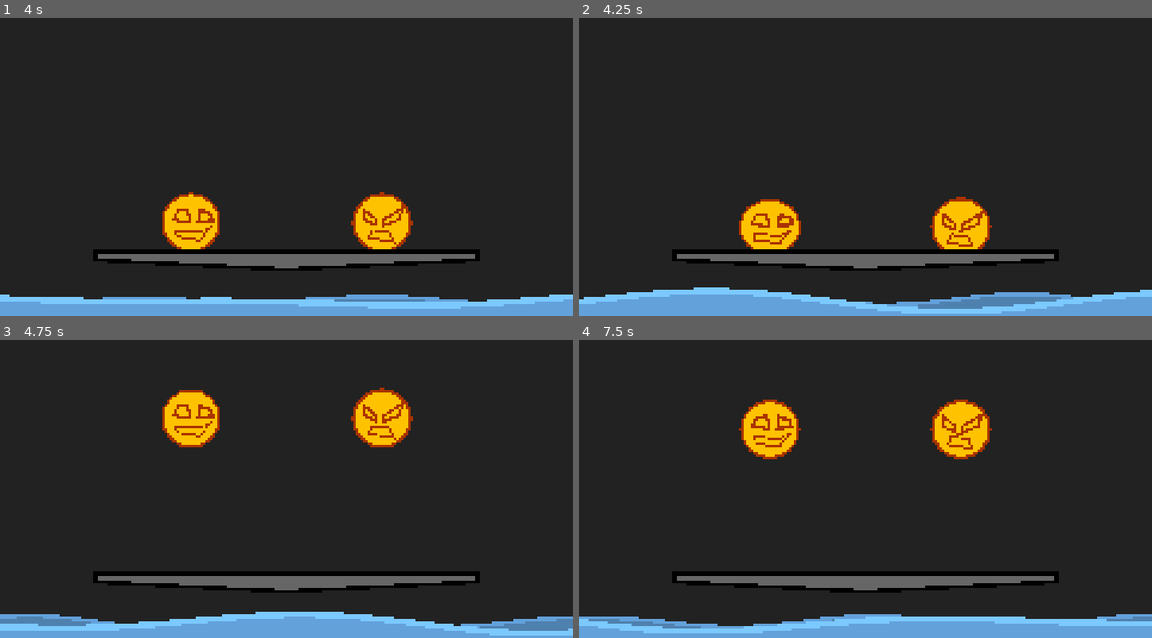
Above: before the commit, frames 1-4 (two rows, left to right).
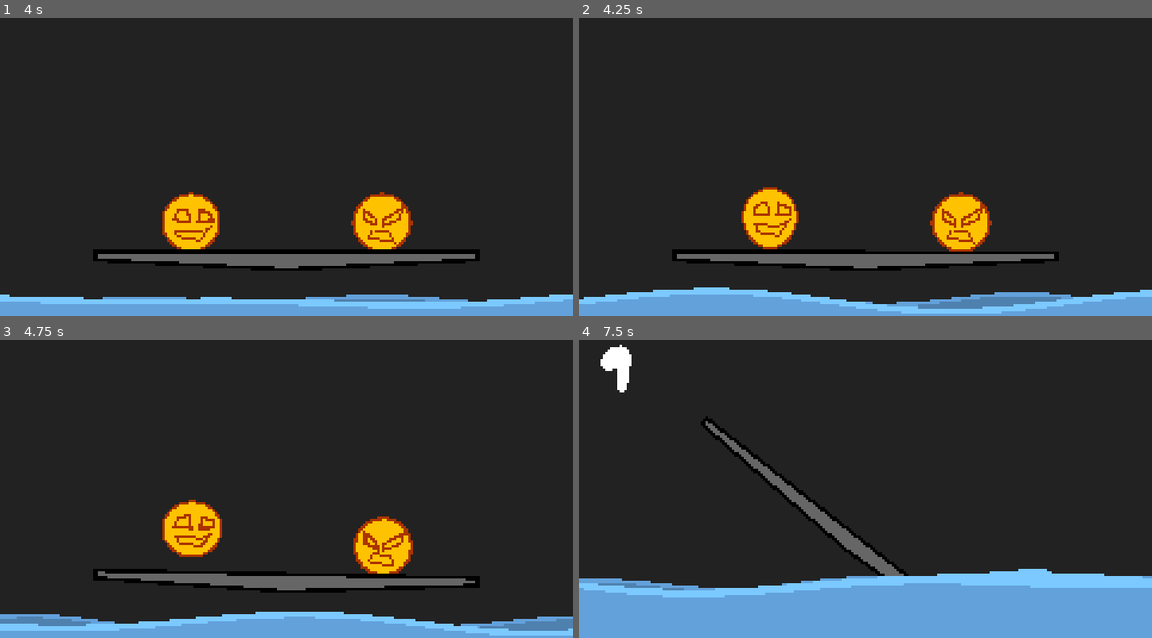
Above: after the commit, the same moments.

Repository: tm-nielsen/big-boy-balance-beam
Game: Godot game, scene res://scenes/root.tscn
Two runs of this game, one before a commit and one after it. Both use one fixed random seed, a clock stepped at 60 frames per second and the inputs below.
Inputs:
- Up to frame 1 (4 s): tap Enter at 0.5 s
- Up to frame 2 (4.25 s): tap R (reset) at 4.15 s
- Up to frame 3 (4.75 s): no input
- Up to frame 4 (7.5 s): no input

Frame 1 is identical in both runs. In frame 2, 2.1% of the frame differs, in the area x 27-84%, y 56-79%; in frame 3, 8.1%; in frame 4, 23%, in the area x 0-100%, y 1-99%.

Commit message:
Fixed input bindings - removed vertical joystick input from bindings - updated player 1 z binding - disabled manual reset

Diff:
--- a/project.godot
+++ b/project.godot
@@ -48,16 +48,14 @@
 }
 p1_charge_jump={
 "deadzone": 0.5,
-"events": [Object(InputEventKey,"resource_local_to_scene":fa …(119 unchanged characters)… ressed":false,"pressed":false,"keycode":83,"physical_keycode":0,"key_label":0,"unicode":115,"location":0,"echo":false,"script":null)
-, Object(InputEventKey,"resource_local_to_scene":false,"resource_name":"","device":-1,"window_id":0,"alt_pressed":false,"shift_pressed":false,"ctrl_pressed":false,"meta_pressed":false,"pressed":false,"keycode":87,"physical_keycode":0,"key_label":0,"unicode":119,"location":0,"echo":false,"script":null)
-, Object(InputEventKey,"resource_local_to_scene":false,"resource_name":"","device":-1,"window_id":0,"alt_pressed":false,"shift_pressed":false,"ctrl_pressed":false,"meta_pressed":false,"pressed":false,"keycode":67,"physical_keycode":0,"key_label":0,"unicode":99,"location":0,"echo":false,"script":null)
+"events": [Object(InputEventKey,"resource_local_to_scene":fa …(119 unchanged characters)… ressed":false,"pressed":false,"keycode":67,"physical_keycode":0,"key_label":0,"unicode":99,"location":0,"echo":false,"script":null)
 , Object(InputEventKey,"resource_local_to_scene":false,"resource_name":"","device":-1,"window_id":0,"alt_pressed":false …(183 unchanged characters)…
 , Object(InputEventKey,"resource_local_to_scene":false,"resource_name":"","device":-1,"window_id":0,"alt_pressed":false …(183 unchanged characters)…
 , Object(InputEventKey,"resource_local_to_scene":false,"resource_name":"","device":-1,"window_id":0,"alt_pressed":false …(183 unchanged characters)…
 , Object(InputEventKey,"resource_local_to_scene":false,"resource_name":"","device":-1,"window_id":0,"alt_pressed":false …(183 unchanged characters)…
 , Object(InputEventKey,"resource_local_to_scene":false,"resource_name":"","device":-1,"window_id":0,"alt_pressed":false …(183 unchanged characters)…
 , Object(InputEventKey,"resource_local_to_scene":false,"resource_name":"","device":-1,"window_id":0,"alt_pressed":false …(183 unchanged characters)…
-, Object(InputEventKey,"resource_local_to_scene":false,"reso …(110 unchanged characters)… ressed":false,"pressed":false,"keycode":90,"physical_keycode":0,"key_label":0,"unicode":122,"location":0,"echo":false,"script":null)
+, Object(InputEventKey,"resource_local_to_scene":false,"reso …(110 unchanged characters)… ressed":false,"pressed":false,"keycode":72,"physical_keycode":0,"key_label":0,"unicode":104,"location":0,"echo":false,"script":null)
 ]
 }
 p2_left={
@@ -72,9 +70,7 @@
 }
 p2_charge_jump={
 "deadzone": 0.5,
-"events": [Object(InputEventKey,"resource_local_to_scene":fa …(119 unchanged characters)… ressed":false,"pressed":false,"keycode":4194322,"physical_keycode":0,"key_label":0,"unicode":0,"location":0,"echo":false,"script":null)
-, Object(InputEventKey,"resource_local_to_scene":false,"resource_name":"","device":-1,"window_id":0,"alt_pressed":false,"shift_pressed":false,"ctrl_pressed":false,"meta_pressed":false,"pressed":false,"keycode":4194320,"physical_keycode":0,"key_label":0,"unicode":0,"location":0,"echo":false,"script":null)
-, Object(InputEventKey,"resource_local_to_scene":false,"resource_name":"","device":-1,"window_id":0,"alt_pressed":false,"shift_pressed":false,"ctrl_pressed":false,"meta_pressed":false,"pressed":false,"keycode":78,"physical_keycode":0,"key_label":0,"unicode":110,"location":0,"echo":false,"script":null)
+"events": [Object(InputEventKey,"resource_local_to_scene":fa …(119 unchanged characters)… ressed":false,"pressed":false,"keycode":78,"physical_keycode":0,"key_label":0,"unicode":110,"location":0,"echo":false,"script":null)
 , Object(InputEventKey,"resource_local_to_scene":false,"resource_name":"","device":-1,"window_id":0,"alt_pressed":false …(183 unchanged characters)…
 , Object(InputEventKey,"resource_local_to_scene":false,"resource_name":"","device":-1,"window_id":0,"alt_pressed":false …(183 unchanged characters)…
 , Object(InputEventKey,"resource_local_to_scene":false,"resource_name":"","device":-1,"window_id":0,"alt_pressed":false …(183 unchanged characters)…
--- a/scripts/reset_manager.gd
+++ b/scripts/reset_manager.gd
@@ -12,9 +12,9 @@
 @export var reset_transition: Tween.TransitionType = Tween.TRANS_BACK
 
 
-func _process(_delta):
-  if Input.is_action_just_pressed('reset') && OS.is_debug_build():
-    start_reset()
+# func _process(_delta):
+#   if Input.is_action_just_pressed('reset') && OS.is_debug_build():
+#     start_reset()
 
 
 func start_reset():
